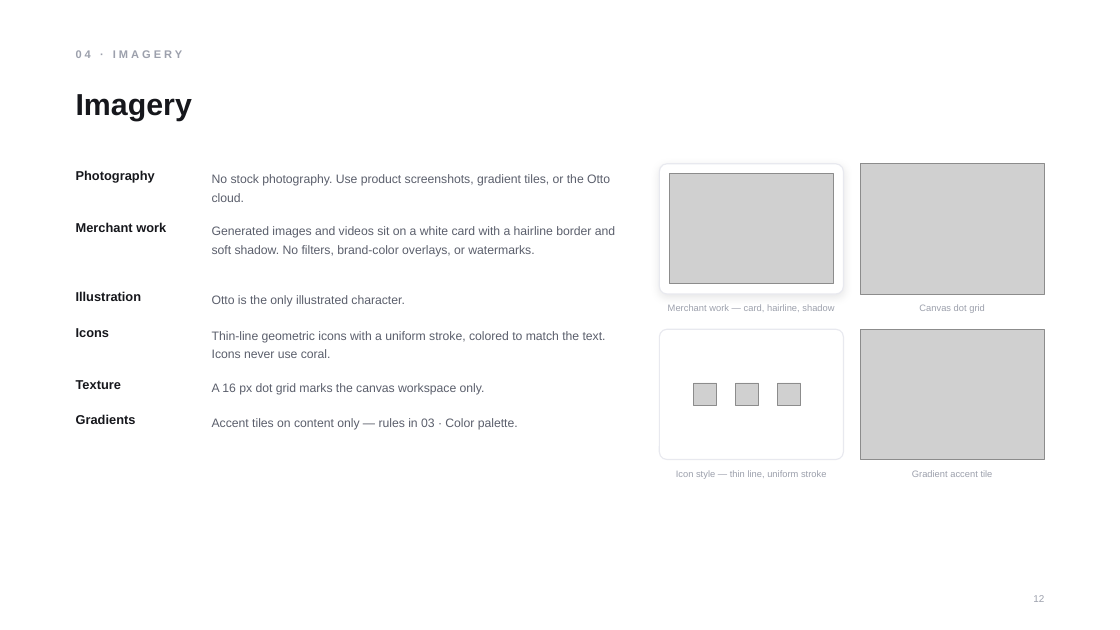
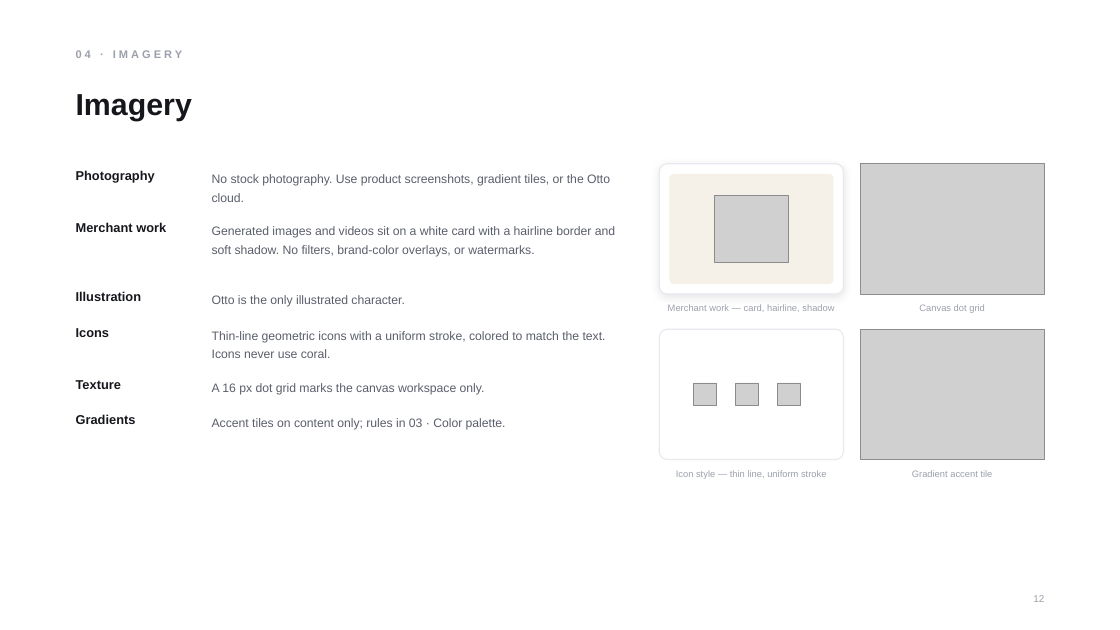
Before and after one commit to BELCORT-SDN-BHD/FIKIRTIVE, a slide deck: slide 12 of docs/brand/guidelines/fikirtive-brand-guidelines-v4.pptx. Drawn at 1120x630 pixels with LibreOffice and Linux fonts; fonts in the diff are those of the drawing; grey boxes stand for pictures. Boxes give left, top, right and bottom in pixels: in the first picture for what was removed or moved away, otherwise in the second. Text is boxed around its words. In the diff, an @@ line names an element or a change of style, - is before the commit and + after.

```diff
--- a/docs/brand/guidelines/fikirtive-brand-guidelines-v4.pptx
+++ b/docs/brand/guidelines/fikirtive-brand-guidelines-v4.pptx
@@ picture removed at [670, 174, 833, 284] @@
@@ rounded rectangle added at [670, 174, 833, 284], fill #F5F1E8 @@
@@ picture added at [715, 196, 789, 263] @@
@@ text at [212, 418, 506, 430]: text changed @@
-Accent tiles on content only — rules in 03 · Color palette.
+Accent tiles on content only; rules in 03 · Color palette.
```
Also in this commit, not shown: 11 other slides changed, 3 other files.
